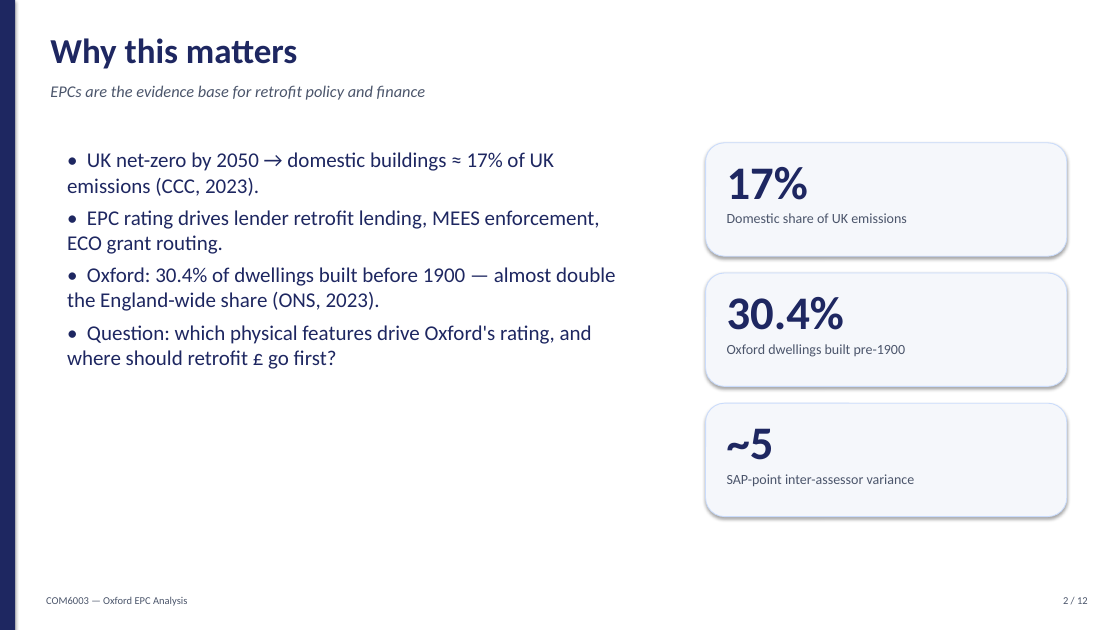
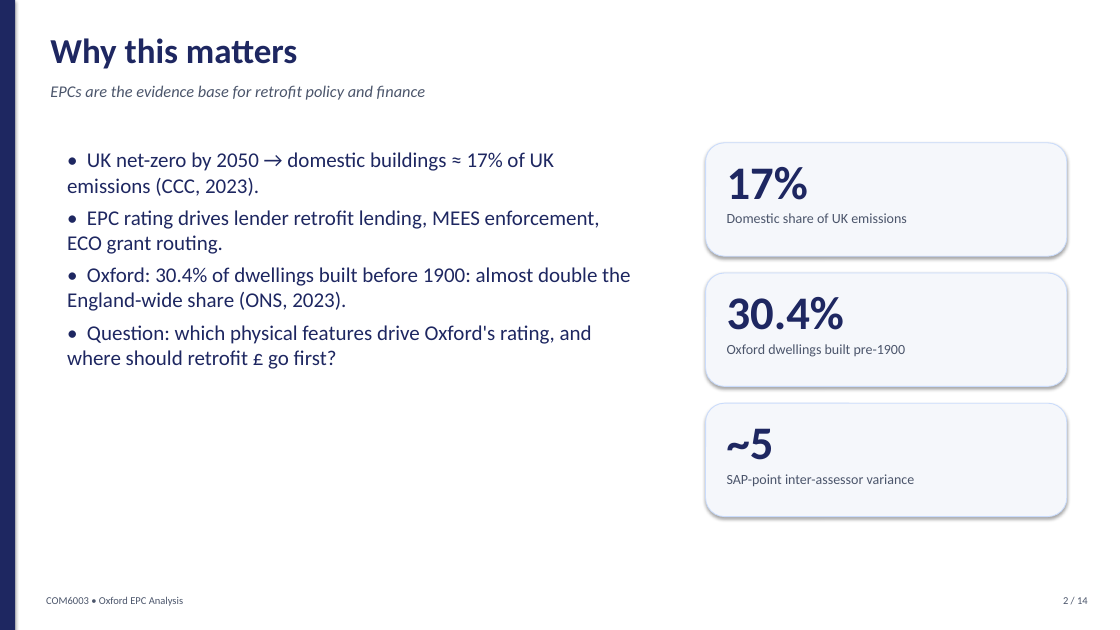
Before and after one commit to parsecsion/oxford-epc, a slide deck: slide 2 of presentation/COM6003_Oxford_Presentation.pptx. Drawn at 1120x630 pixels with LibreOffice and Linux fonts; fonts in the diff are those of the drawing. Boxes give left, top, right and bottom in pixels: in the first picture for what was removed or moved away, otherwise in the second. Text is boxed around its words. In the diff, an @@ line names an element or a change of style, - is before the commit and + after.

```diff
--- a/presentation/COM6003_Oxford_Presentation.pptx
+++ b/presentation/COM6003_Oxford_Presentation.pptx
@@ text at <box>67,267,630,311</box>: text changed @@
-• Oxford: 30.4% of dwellings built before 1900 — almost double the England-wide share (ONS, 2023).
+• Oxford: 30.4% of dwellings built before 1900: almost double the England-wide share (ONS, 2023).
@@ text at <box>46,596,183,606</box>: text changed @@
-COM6003 — Oxford EPC Analysis
+COM6003 • Oxford EPC Analysis
@@ text at <box>1063,597,1088,604</box>: text changed @@
-2 / 12
+2 / 14
```
Also in this commit, not shown: 11 other slides changed, 2 slides added, 4 other files.
